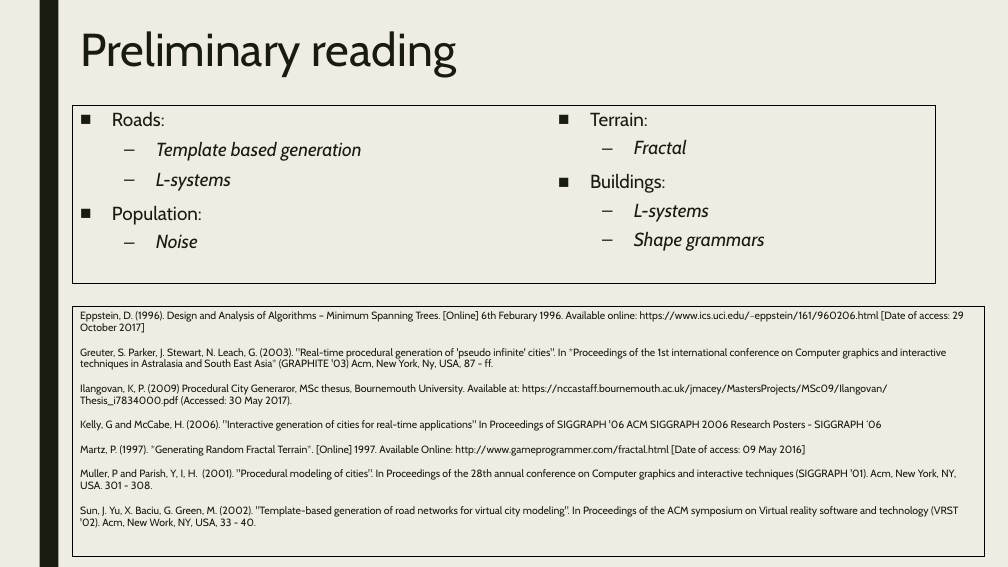
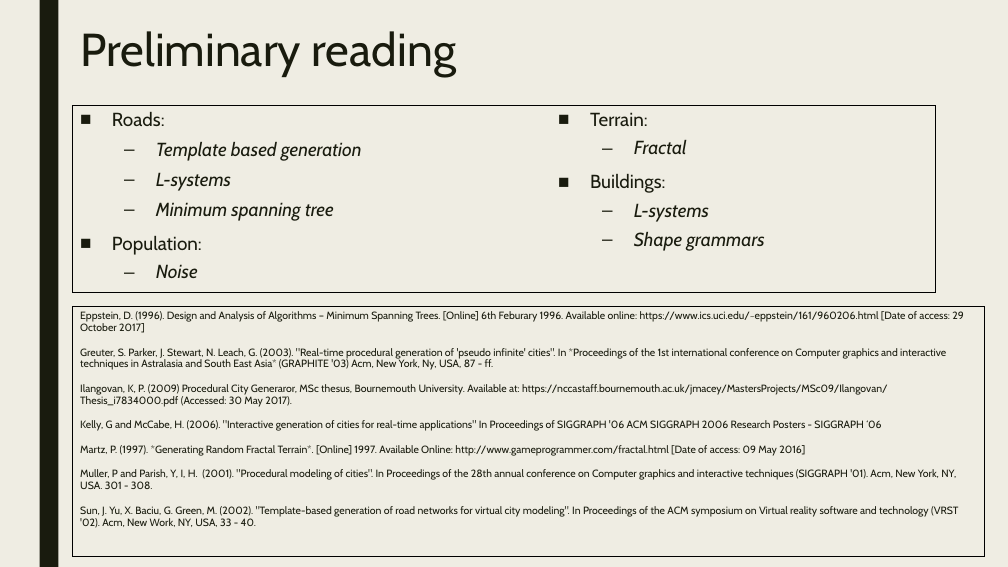
Before and after one commit to JosephBarber96/FinalProject, a slide deck: slide 3 of Presentation.pptx. Drawn at 1008x567 pixels with LibreOffice and Linux fonts; fonts in the diff are those of the drawing. Boxes give left, top, right and bottom in pixels: in the first picture for what was removed or moved away, otherwise in the second. Text is boxed around its words. In the diff, an @@ line names an element or a change of style, - is before the commit and + after.

```diff
--- a/Presentation.pptx
+++ b/Presentation.pptx
@@ rectangle "Roads:": place and size @@
-rectangle "Roads:" at [73,105,935,284]
+rectangle "Roads:" at [73,105,935,293]
@@ text in rectangle at [156,202,334,221]: paragraph added @@
+  – Minimum spanning tree
```
Also in this commit, not shown: 5 slides added.
